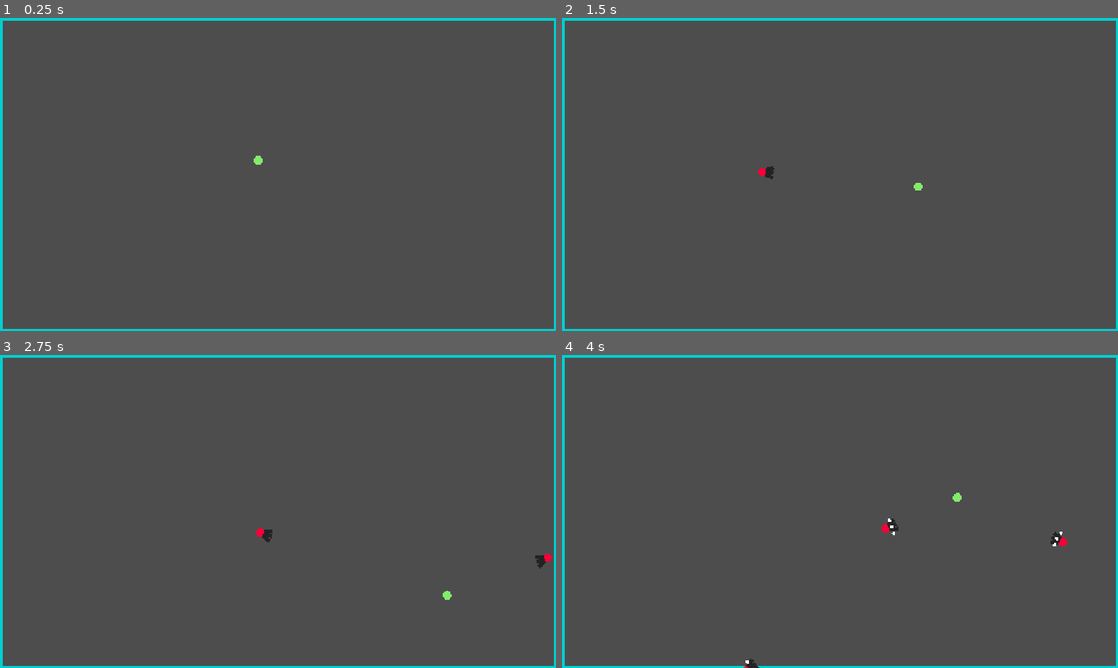
Above: before the commit, frames 1-4 (two rows, left to right).
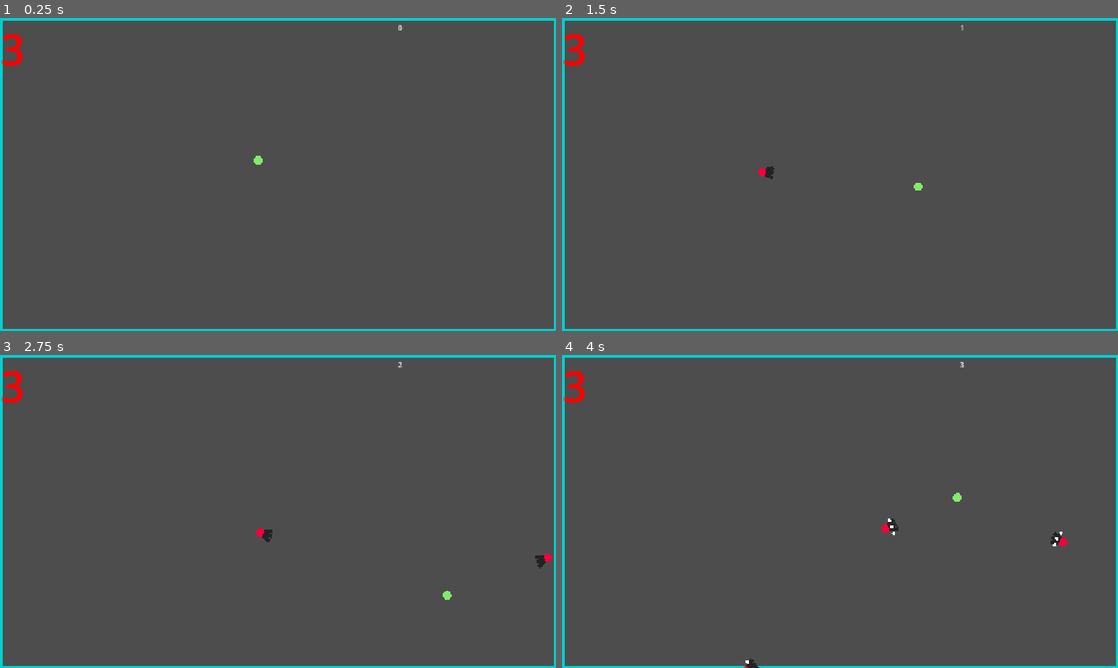
Above: after the commit, the same moments.

Repository: ktosox/GWJ80
Game: Godot game, scene res://level/test_level.tscn
The game is run twice, just before and just after one commit, with the same random seed, the same clock (stepped at 60 frames per second) and the same inputs.
Inputs:
- Up to frame 1 (0.25 s): no input
- Up to frame 2 (1.5 s): tap Enter at 0.5 s; hold D (right) 0.53-1.28 s; hold Down (down) from 1.28 s (still down)
- Up to frame 3 (2.75 s): release Down (down) at 2.03 s; hold D (right) from 2.03 s (still down)
- Up to frame 4 (4 s): release D (right) at 2.78 s; hold W (up) 2.78-3.53 s; hold A (left) from 3.53 s (still down)

The runs differ from the first frame. In frame 1, 0.2% of the frame differs, in the area x 0-73%, y 2-16%; in frame 2, 0.2%; in frame 3, 0.2%; in frame 4, 0.2%.

Commit message:
ui
added health and experimental scoreLabel

Diff:
--- /dev/null
+++ b/Game/level/health_label.gd
@@ -0,0 +1,16 @@
+extends Label
+@onready var player: CharacterBody2D = %Player
+
+
+# Called when the node enters the scene tree for the first time.
+func _ready() -> void:
+	text = str(player.HP) # Replace with function body.
+
+
+# Called every frame. 'delta' is the elapsed time since the previous frame.
+func _process(delta: float) -> void:
+	pass
+
+
+func _on_player_player_got_hit() -> void:
+	text = str(player.HP) # Replace with function body.
--- /dev/null
+++ b/Game/level/score_label.gd
@@ -0,0 +1,14 @@
+extends Label
+@onready var player: CharacterBody2D = $"../Player"
+var score = 00.0
+#filler for when i have access to score
+
+
+func _ready() -> void:
+	text = str(int(score)) # Replace with function body.
+
+
+
+func _process(delta: float) -> void:
+	score += 1.0 / 60
+	text = str(int(score))
--- a/Game/level/test_level.tscn
+++ b/Game/level/test_level.tscn
@@ -1,8 +1,10 @@
-[gd_scene load_steps=6 format=3 uid="uid://dkx7vs2rcxeep"]
+[gd_scene load_steps=8 format=3 uid="uid://dkx7vs2rcxeep"]
 
 [ext_resource type="Script" uid="uid://cuj6spgg582qj" path="res://level/test_level.gd" id="1_dsqel"]
 [ext_resource type="PackedScene" uid="uid://pxm57lm46875" path="res://enemy/enemy_spawner.tscn" id="2_owtjd"]
 [ext_resource type="PackedScene" uid="uid://d5145be76quu" path="res://player/player.tscn" id="2_s65ib"]
+[ext_resource type="Script" uid="uid://cgur0gurwjr7a" path="res://level/health_label.gd" id="4_22gpc"]
+[ext_resource type="Script" uid="uid://0bmc5q4p38yj" path="res://level/score_label.gd" id="5_xowea"]
 
 [sub_resource type="RectangleShape2D" id="RectangleShape2D_amuej"]
 size = Vector2(1280, 100)
@@ -50,6 +52,23 @@
 tracked_player = NodePath("../Player")
 
 [node name="Player" parent="." instance=ExtResource("2_s65ib")]
+unique_name_in_owner = true
 position = Vector2(594, 327)
 
+[node name="healthLabel" type="Label" parent="."]
+offset_right = 349.0
+offset_bottom = 217.0
+theme_override_colors/font_color = Color(1, 0, 0, 1)
+theme_override_font_sizes/font_size = 100
+text = "3"
+script = ExtResource("4_22gpc")
+
+[node name="ScoreLabel" type="Label" parent="."]
+offset_left = 916.0
+offset_top = 11.0
+offset_right = 956.0
+offset_bottom = 34.0
+script = ExtResource("5_xowea")
+
 [connection signal="player_got_hit" from="Player" to="." method="_on_player_player_got_hit"]
+[connection signal="player_got_hit" from="Player" to="healthLabel" method="_on_player_player_got_hit"]
Not shown, added: Game/level/health_label.gd.uid
Not shown, added: Game/level/score_label.gd.uid
Not shown, added: Game/shapes/circle.png.import
Not shown, added: Game/shapes/decagon.png.import
Not shown, added: Game/shapes/fixed square.png.import
Not shown, added: Game/shapes/hexagon.png.import
Not shown, added: Game/shapes/octagon.png.import
Not shown, added: Game/shapes/pentagon.png.import
Not shown, added: Game/shapes/star.png.import
Not shown, added: Game/shapes/triangle.png.import
